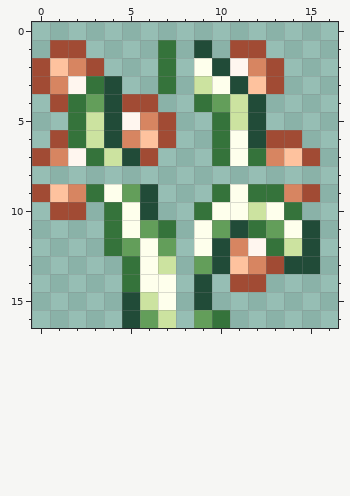
Pixel-art sprite -- Tiles/Medustalk.png. Above: the version before the commit.
The file is 34x34 pixels, drawn in blocks of 2x2; one block is one cell here.
The result:
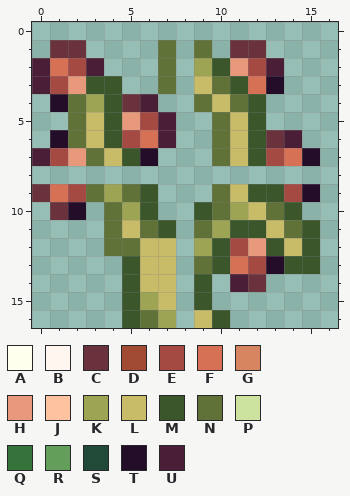
Palette (. is transparent): A #feffec  B #fff6ef  C #69323c  D #a14b34  E #a44a43  F #d77155  G #d78561  H #e8997b  J #fec29e  K #9da554  L #c8bc69  M #3a562a  N #607238  P #cce3a0  Q #35733b  R #639e5a  S #214b38  T #230d29  U #4a1e36
Diff:
Changed rows in their new state; - is an unchanged pixel.
first column x 0:
 1 -CC----N-N-CC---
 2 UFEU---N-KMHEU--
 3 UEHMM--N-LNMFT--
 4 -TNKMCU--NLNM---
 5 --NLMHEU--NLM---
 6 -TNLMEFU--NLMCU-
 7 UEHNLMT---NLMEFT
 9 CFENKNM---NLMMET
10 -CT-NKM--MNKLNM-
11 ----NLNM-NKMMLNM
12 ----NNLL-KMEHMLM
13 -----MLL-NMFETMM
14 -----MLL-M-UC---
15 -----MKL-M------
16 -----MNK-LM-----
Changed places in both pictures, as pixel boxes (x1, y1, x2, y2):
changed: (32, 40, 320, 328)
